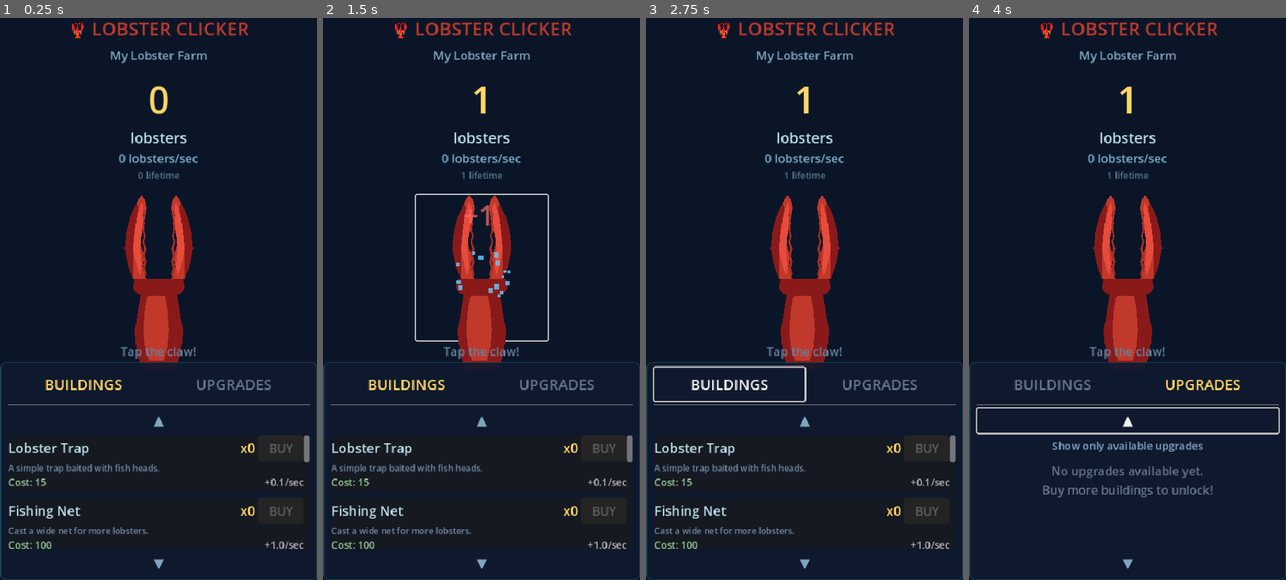
Above: before the commit, frames 1-4 (left to right).
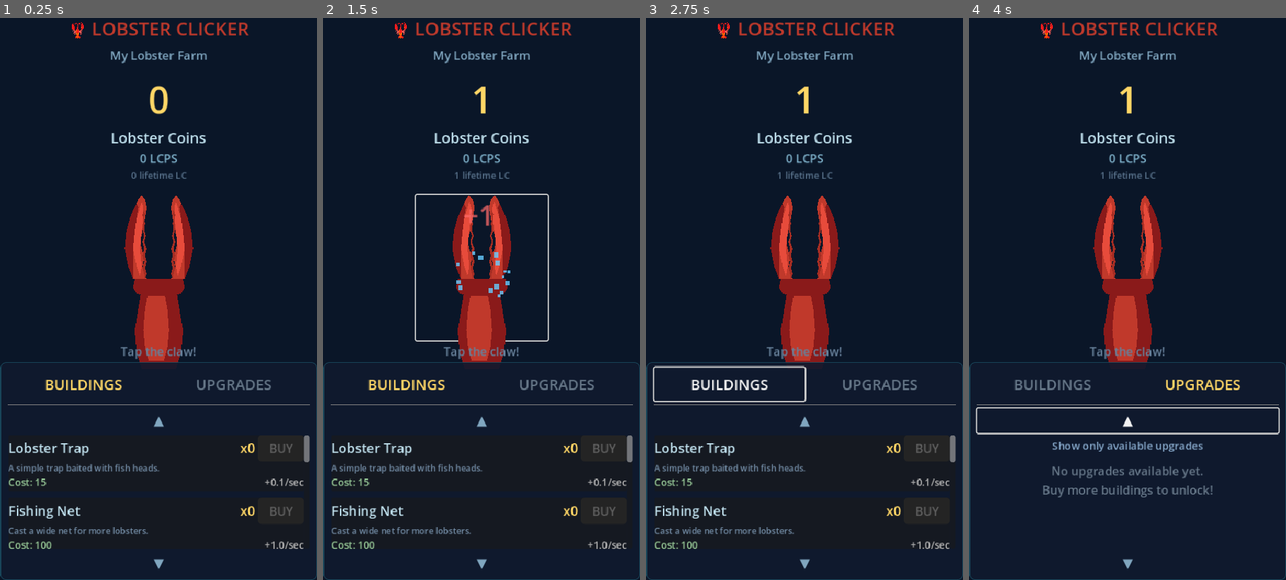
Above: after the commit, the same moments.

Repository: thecryptomasters/lobster-clicker
Game: Godot game, scene res://scenes/main.tscn
Two runs of this game, one before a commit and one after it. Both use one fixed random seed, a clock stepped at 60 frames per second and the inputs below.
Inputs (mouse positions are in pixels of both pictures, inside the frame that each line leads up to):
- Up to frame 1 (0.25 s): no input
- Up to frame 2 (1.5 s): click "My Lobster Farm" at 0.5 s; click (481, 265) at 1.25 s
- Up to frame 3 (2.75 s): click "BUILDINGS" at 2 s
- Up to frame 4 (4 s): click "UPGRADES" at 2.75 s; click "▲" at 3.5 s

The runs differ from the first frame. In frame 1, 0.7% of the frame differs, in the area x 35-66%, y 20-29%; in frame 2, 0.7%; in frame 3, 0.7%; in frame 4, 0.7%.

Commit message:
theme: rename currency to Lobster Coins (LC) and LPS to LCPS throughout

Diff:
--- a/scenes/main.gd
+++ b/scenes/main.gd
@@ -111,7 +111,7 @@
 
 	# Show offline popup if needed
 	if SaveManager.offline_earnings > 0:
-		offline_label.text = "Welcome back!\nYou earned %s lobsters\nwhile you were away!" % GameManager.format_number(SaveManager.offline_earnings)
+		offline_label.text = "Welcome back!\nYou earned %s Lobster Coins\nwhile you were away!" % GameManager.format_number(SaveManager.offline_earnings)
 		offline_popup.visible = true
 	else:
 		offline_popup.visible = false
@@ -236,7 +236,7 @@
 
 func _on_lobsters_changed(total: float) -> void:
 	lobster_count_label.text = GameManager.format_number(total)
-	lifetime_label.text = "%s lifetime" % GameManager.format_number(GameManager.lifetime_lobsters)
+	lifetime_label.text = "%s lifetime LC" % GameManager.format_number(GameManager.lifetime_lobsters)
 
 func _on_lps_changed(_lps: float) -> void:
 	_update_lps_display()
@@ -246,9 +246,9 @@
 	var boost_mult := GameManager.get_gacha_boost_multiplier("building_mult")
 	var effective_lps := base_lps * boost_mult
 	if effective_lps < 1.0 and effective_lps > 0:
-		lps_label.text = "%.1f lobsters/sec" % effective_lps
+		lps_label.text = "%.1f LCPS" % effective_lps
 	else:
-		lps_label.text = "%s lobsters/sec" % GameManager.format_number(effective_lps)
+		lps_label.text = "%s LCPS" % GameManager.format_number(effective_lps)
 	if boost_mult > 1.0:
 		lps_label.add_theme_color_override("font_color", Color("#f39c12"))
 	else:
@@ -419,7 +419,7 @@
 	vbox.add_child(subtitle)
 
 	# --- Add Lobsters ---
-	_dev_add_section(vbox, "Add Current Lobsters")
+	_dev_add_section(vbox, "Add Current LC")
 	var lobster_amounts := [1000, 10000, 100000, 1000000, 10000000]
 	var lobster_row := HBoxContainer.new()
 	lobster_row.add_theme_constant_override("separation", 6)
@@ -430,7 +430,7 @@
 		lobster_row.add_child(btn)
 
 	# --- Add Lifetime Lobsters ---
-	_dev_add_section(vbox, "Add Lifetime Lobsters")
+	_dev_add_section(vbox, "Add Lifetime LC")
 	var lifetime_row := HBoxContainer.new()
 	lifetime_row.add_theme_constant_override("separation", 6)
 	vbox.add_child(lifetime_row)
@@ -440,7 +440,7 @@
 		lifetime_row.add_child(btn)
 
 	# --- Set LPS ---
-	_dev_add_section(vbox, "Set Lobsters/sec")
+	_dev_add_section(vbox, "Set LCPS")
 	var lps_row := HBoxContainer.new()
 	lps_row.add_theme_constant_override("separation", 6)
 	vbox.add_child(lps_row)
--- a/scenes/main.tscn
+++ b/scenes/main.tscn
@@ -91,7 +91,7 @@
 
 [node name="LobsterWord" type="Label" parent="RootContainer/LeftSection"]
 layout_mode = 2
-text = "lobsters"
+text = "Lobster Coins"
 horizontal_alignment = 1
 theme_override_colors/font_color = Color(0.753, 0.882, 0.933, 1)
 theme_override_font_sizes/font_size = 22
@@ -99,7 +99,7 @@
 [node name="LpsLabel" type="Label" parent="RootContainer/LeftSection"]
 unique_name_in_owner = true
 layout_mode = 2
-text = "0 lobsters/sec"
+text = "0 LCPS"
 horizontal_alignment = 1
 theme_override_colors/font_color = Color(0.5, 0.7, 0.8, 1)
 theme_override_font_sizes/font_size = 18
@@ -115,7 +115,7 @@
 [node name="LifetimeLabel" type="Label" parent="RootContainer/LeftSection"]
 unique_name_in_owner = true
 layout_mode = 2
-text = "0 lifetime"
+text = "0 lifetime LC"
 horizontal_alignment = 1
 theme_override_colors/font_color = Color(0.35, 0.45, 0.55, 1)
 theme_override_font_sizes/font_size = 14
--- a/scripts/game_manager.gd
+++ b/scripts/game_manager.gd
@@ -39,28 +39,28 @@
 # Click upgrades: unlock at lifetime lobster thresholds, each doubles click power
 # {threshold, cost, name, desc}
 var click_upgrade_defs: Array = [
-	{"threshold": 500, "cost": 500, "multiplier": 2, "name": "Iron Claws", "desc": "2x lobsters per click. (500 lifetime lobsters)"},
-	{"threshold": 5000, "cost": 5000, "multiplier": 5, "name": "Steel Claws", "desc": "5x lobsters per click. (5,000 lifetime lobsters)"},
-	{"threshold": 250000, "cost": 250000, "multiplier": 10, "name": "Diamond Claws", "desc": "10x lobsters per click. (250,000 lifetime lobsters)"},
+	{"threshold": 500, "cost": 500, "multiplier": 2, "name": "Iron Claws", "desc": "2x LC per click. (500 lifetime LC)"},
+	{"threshold": 5000, "cost": 5000, "multiplier": 5, "name": "Steel Claws", "desc": "5x LC per click. (5,000 lifetime LC)"},
+	{"threshold": 250000, "cost": 250000, "multiplier": 10, "name": "Diamond Claws", "desc": "10x LC per click. (250,000 lifetime LC)"},
 ]
 var click_upgrades_purchased: Array[bool] = [false, false, false]
 var lifetime_lobsters: float = 0.0  # Total lobsters ever generated (never decreases)
 
 # Offline production rate upgrades (base 5%)
 var offline_rate_defs: Array = [
-	{"threshold": 25000, "cost": 15000, "rate": 0.10, "name": "Lobster Lookout", "desc": "Offline production: 10%. (25,000 lifetime lobsters)"},
-	{"threshold": 500000, "cost": 300000, "rate": 0.225, "name": "Night Shift", "desc": "Offline production: 22.5%. (500,000 lifetime lobsters)"},
-	{"threshold": 5000000, "cost": 3000000, "rate": 0.50, "name": "Automated Traps", "desc": "Offline production: 50%. (5,000,000 lifetime lobsters)"},
-	{"threshold": 50000000, "cost": 30000000, "rate": 0.85, "name": "Deep Sea Drones", "desc": "Offline production: 85%. (50,000,000 lifetime lobsters)"},
+	{"threshold": 25000, "cost": 15000, "rate": 0.10, "name": "Lobster Lookout", "desc": "Offline production: 10%. (25,000 lifetime LC)"},
+	{"threshold": 500000, "cost": 300000, "rate": 0.225, "name": "Night Shift", "desc": "Offline production: 22.5%. (500,000 lifetime LC)"},
+	{"threshold": 5000000, "cost": 3000000, "rate": 0.50, "name": "Automated Traps", "desc": "Offline production: 50%. (5,000,000 lifetime LC)"},
+	{"threshold": 50000000, "cost": 30000000, "rate": 0.85, "name": "Deep Sea Drones", "desc": "Offline production: 85%. (50,000,000 lifetime LC)"},
 ]
 var offline_rate_purchased: Array[bool] = [false, false, false, false]
 
 # Offline duration cap upgrades (base 1 hour)
 var offline_duration_defs: Array = [
-	{"threshold": 50000, "cost": 30000, "hours": 3, "name": "Extended Nets", "desc": "Offline cap: 3 hours. (50,000 lifetime lobsters)"},
-	{"threshold": 1000000, "cost": 600000, "hours": 8, "name": "Overnight Crew", "desc": "Offline cap: 8 hours. (1,000,000 lifetime lobsters)"},
-	{"threshold": 10000000, "cost": 6000000, "hours": 16, "name": "Double Shift", "desc": "Offline cap: 16 hours. (10,000,000 lifetime lobsters)"},
-	{"threshold": 100000000, "cost": 60000000, "hours": 24, "name": "24/7 Operations", "desc": "Offline cap: 24 hours. (100,000,000 lifetime lobsters)"},
+	{"threshold": 50000, "cost": 30000, "hours": 3, "name": "Extended Nets", "desc": "Offline cap: 3 hours. (50,000 lifetime LC)"},
+	{"threshold": 1000000, "cost": 600000, "hours": 8, "name": "Overnight Crew", "desc": "Offline cap: 8 hours. (1,000,000 lifetime LC)"},
+	{"threshold": 10000000, "cost": 6000000, "hours": 16, "name": "Double Shift", "desc": "Offline cap: 16 hours. (10,000,000 lifetime LC)"},
+	{"threshold": 100000000, "cost": 60000000, "hours": 24, "name": "24/7 Operations", "desc": "Offline cap: 24 hours. (100,000,000 lifetime LC)"},
 ]
 var offline_duration_purchased: Array[bool] = [false, false, false, false]
 
@@ -161,19 +161,19 @@
 
 # CPS-to-click upgrades: add a percentage of LPS to each click
 var cps_click_upgrade_defs: Array = [
-	{"threshold": 50000, "cost": 25000, "percent": 1, "name": "Reinforced Grip", "desc": "+1% of LPS added per click. (50,000 lifetime lobsters)"},
-	{"threshold": 250000, "cost": 125000, "percent": 2, "name": "Vice Grip", "desc": "+2% of LPS added per click. (250,000 lifetime lobsters)"},
-	{"threshold": 2000000, "cost": 1000000, "percent": 5, "name": "Hydraulic Crusher", "desc": "+5% of LPS added per click. (2,000,000 lifetime lobsters)"},
+	{"threshold": 50000, "cost": 25000, "percent": 1, "name": "Reinforced Grip", "desc": "+1% of LCPS added per click. (50,000 lifetime LC)"},
+	{"threshold": 250000, "cost": 125000, "percent": 2, "name": "Vice Grip", "desc": "+2% of LCPS added per click. (250,000 lifetime LC)"},
+	{"threshold": 2000000, "cost": 1000000, "percent": 5, "name": "Hydraulic Crusher", "desc": "+5% of LCPS added per click. (2,000,000 lifetime LC)"},
 ]
 var cps_click_upgrades_purchased: Array[bool] = [false, false, false]
 
 # Hold-to-click: unlocks continuous clicking while holding, with speed upgrades
 # Base rate = 3 clicks/sec, each speed upgrade increases it
 var hold_click_defs: Array = [
-	{"threshold": 5000, "cost": 2500, "name": "Steady Grip", "desc": "Hold to auto-click! (3 clicks/sec). 5,000 lifetime lobsters.", "cps": 3.0},
-	{"threshold": 25000, "cost": 12000, "name": "Rapid Grip", "desc": "Hold auto-click speed: 6/sec. 25,000 lifetime lobsters.", "cps": 6.0},
-	{"threshold": 150000, "cost": 75000, "name": "Turbo Grip", "desc": "Hold auto-click speed: 10/sec. 150,000 lifetime lobsters.", "cps": 10.0},
-	{"threshold": 750000, "cost": 400000, "name": "Machine Grip", "desc": "Hold auto-click speed: 16/sec. 750,000 lifetime lobsters.", "cps": 16.0},
+	{"threshold": 5000, "cost": 2500, "name": "Steady Grip", "desc": "Hold to auto-click! (3 clicks/sec). 5,000 lifetime LC.", "cps": 3.0},
+	{"threshold": 25000, "cost": 12000, "name": "Rapid Grip", "desc": "Hold auto-click speed: 6/sec. 25,000 lifetime LC.", "cps": 6.0},
+	{"threshold": 150000, "cost": 75000, "name": "Turbo Grip", "desc": "Hold auto-click speed: 10/sec. 150,000 lifetime LC.", "cps": 10.0},
+	{"threshold": 750000, "cost": 400000, "name": "Machine Grip", "desc": "Hold auto-click speed: 16/sec. 750,000 lifetime LC.", "cps": 16.0},
 ]
 var hold_click_purchased: Array[bool] = [false, false, false, false]
 
@@ -412,9 +412,9 @@
 
 # Gacha cooldown reduction upgrades
 var gacha_cooldown_upgrade_defs: Array = [
-	{"threshold": 10000, "cost": 5000, "reduction": 10, "name": "Quick Draw", "desc": "Gacha cooldown -10s. (10,000 lifetime lobsters)"},
-	{"threshold": 100000, "cost": 50000, "reduction": 10, "name": "Faster Crank", "desc": "Gacha cooldown -10s. (100,000 lifetime lobsters)"},
-	{"threshold": 500000, "cost": 250000, "reduction": 10, "name": "Turbo Capsule", "desc": "Gacha cooldown -10s. (500,000 lifetime lobsters)"},
+	{"threshold": 10000, "cost": 5000, "reduction": 10, "name": "Quick Draw", "desc": "Boost cooldown -10s. (10,000 lifetime LC)"},
+	{"threshold": 100000, "cost": 50000, "reduction": 10, "name": "Faster Crank", "desc": "Boost cooldown -10s. (100,000 lifetime LC)"},
+	{"threshold": 500000, "cost": 250000, "reduction": 10, "name": "Turbo Capsule", "desc": "Boost cooldown -10s. (500,000 lifetime LC)"},
 ]
 var gacha_cooldown_upgrades_purchased: Array[bool] = [false, false, false]
 
Not shown, changed: export/index.pck
